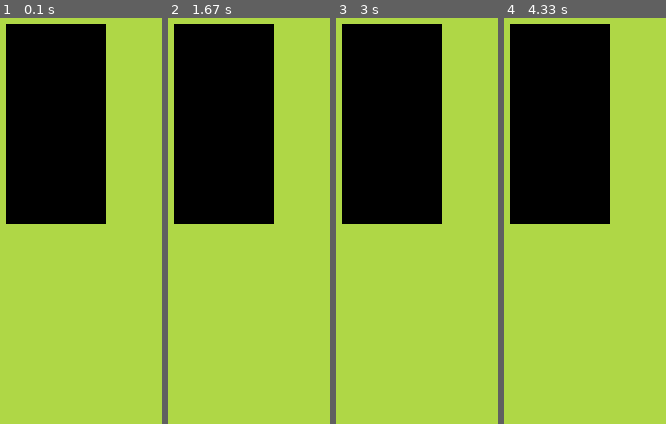
Above: before the commit, frames 1-4 (left to right).
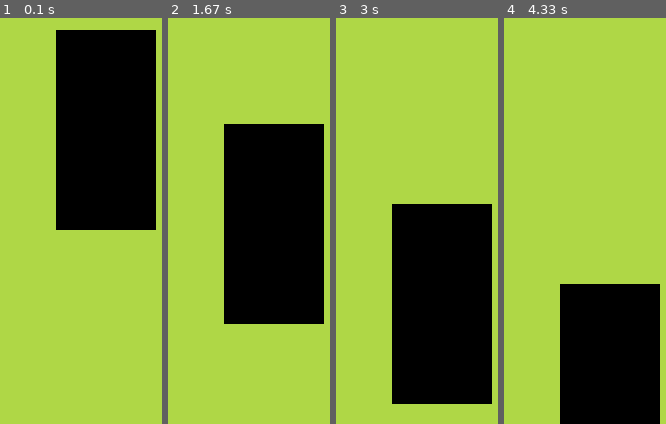
Above: after the commit, the same moments.

Repository: KroshkaLeeroy/PyGameLessons
Game: pygame game, started from Snake/main.py
Two runs of this game, one before a commit and one after it. Both use one fixed random seed, a clock stepped at 60 frames per second and the inputs below.
Inputs:
- Up to frame 1 (0.1 s): no input
- Up to frame 2 (1.67 s): no input
- Up to frame 3 (3 s): no input
- Up to frame 4 (4.33 s): no input

The runs differ from the first frame. In frame 1, 31% of the frame differs, in the area x 3-97%, y 1-53%; in frame 2, 46%; in frame 3, 58%, in the area x 3-97%, y 1-96%; in frame 4, 52%.

Commit message:
1 Описание Rectangles 2 Способы создания 3 Способы перемещения Абсолютные основы pygame

Diff:
--- a/Snake/main.py
+++ b/Snake/main.py
@@ -11,23 +11,38 @@
 screen = pygame.display.set_mode((screen_width, screen_height))
 pygame.display.set_caption('Snake')
 
-# Чтобы нормально понимать pygame стоит знать что такое Surfaces и Rectangles.
-# Начнем с Surfaces, это слой на котором можно отрисовывать графику, Surfaces может быть сколько угодно,
-# Каждая поверхность будет отображаться только в случае, если мы пропишем для нее код.
+# 1) Rectangles это просто прямоугольник в который можно использовать для рисования чего-либо, или обводки.
+# И этот прямоугольник имеет большое количество точек, от которых мы можем отталкиваться.
+# *---*---*     Предположим это наш прямоугольник
+# |   |   |
+# *---*---*
+# |   |   |
+# *---*---*     А это все точки в координатах от которых мы можем отталкиваться
+#                             top
+#                          _________
+#                            midtop
+#                              |
+#           |    topleft - *---*---* - topright     |
+#           |              |   | / | - center       |
+#     left  |    midleft - *---*---* - midright     |  right
+#           |              |   |   |                |
+#           | bоttomleft - *---*---* - bottomright  |
+#                              |
+#                          midbоttom
+#                          _________
+#                           bоttom
+# Эти точки чрезвычайно полезны не только для перемещения чего-то, но и для описания пересечения с другими объектами.
+# Есть 2 способа создания Rectangles.
+# pygame.Rect(x,y,w,h) Самостоятельное создание прямоугольника
+# surface.get_rect(position) Создание прямоугольника вокруг какого либо объекта.
+# И если у нас есть прямоугольник, мы можем делать с ним большое количество действий.
 
-# Чтобы, создать Surfaces нужно сделать 2 вещи.
+# test_rect = pygame.Rect(100, 200, 100, 100)
 
-# 1 Описание поверхности кодом
-
-# Импортировав изображение мы располагаем его на Surfaces, также с каким либо текстом или созданием пустого места,
-# по умолчанию оно будет черного цвета или мы можем его заполнить любым цветом.
-# Также можно размещать Surfaces на другой Surfaces.
-
-# Создание пустой тестовой поверхности
-test_surface = pygame.Surface((100, 200))  # Также требует кортеж для задачи размеров Surfaces
-
-# 4 Перемещение поверхности
-x_pos = 200
+# 4) Создание поверхности
+test_surface = pygame.Surface((100, 200))
+test_rect = test_surface.get_rect(center=(300, 300))  # .get_rect() Создание прямоугольника вокруг поверхности.
+# Выбрав точку прямоугольника указываем координаты на которых она будет размещаться .get_rect(center=(300, 300))
 
 while True:
     for event in pygame.event.get():
@@ -35,25 +50,20 @@
             pygame.quit()
             sys.exit()
 
-    # 3 Задаем цвет задней поверхности
-    # Задача цветов происходит 2 способами через, RGB описание (175, 215, 70) или объект pygame.Color('gold')
     screen.fill((175, 215, 70))
-    # Теперь мы ее увидим.
-    # Предлагаю самостоятельно ее покрасить в синий цвет
 
-    # 5 Перемещение поверхности
-    # x_pos += 1
-    # Каждый раз когда в цикле while будет вызываться отрисовка тестовой поверхности screen.blit(surface, (x_pos, y))
-    # у нас будет смещаться ее координата из-за изменения x_pos += 1
+    # 6) Если нам необходимо передвинуть объект, мы двигаем какую либо сторону (left, right, top, buttom) прямоугольника
+    test_rect.bottom += 1
 
-    # У поверхности есть небольшой недостаток. Например, мы хотим разместить поверхность в нижнем левом углу,
-    # нам придется сложно высчитывать его координаты вычитая из размера экрана размеры поверхности, что муторно.
-    # Для упрощения этого процесса есть другой тип поверхности Rectangles, о нем далее
+    # 2) Физическое рисование прямоугольника
+    # pygame.draw.rect(screen, (0, 0, 0), test_rect)
 
+    # 3) Разница в Surface и Rectangle не только в удобстве перемещения, это еще и физически проще вычислять для компа.
+    # Обычно мы не заполняем поверхность цветом, а располагаем в ней что-то еще.
+    # screen.blit(test_surface, (200, 200))
 
-    # 2 Размещение поверхности на дисплее для отрисовки.
-    screen.blit(test_surface, (x_pos, 200))  # Метод .blit(surface, (x,y)) поверхность, Х и У координаты на экране
-    # Ничего не видим по причине того, что обе наши поверхности имеют черный цвет и необходимо его задать
+    # 5) Фактическое размещение поверхности на экране, с указанием координат из прямоугольника
+    screen.blit(test_surface,test_rect)
 
     pygame.display.update()  # Или .flip()
     clock.tick(60)
